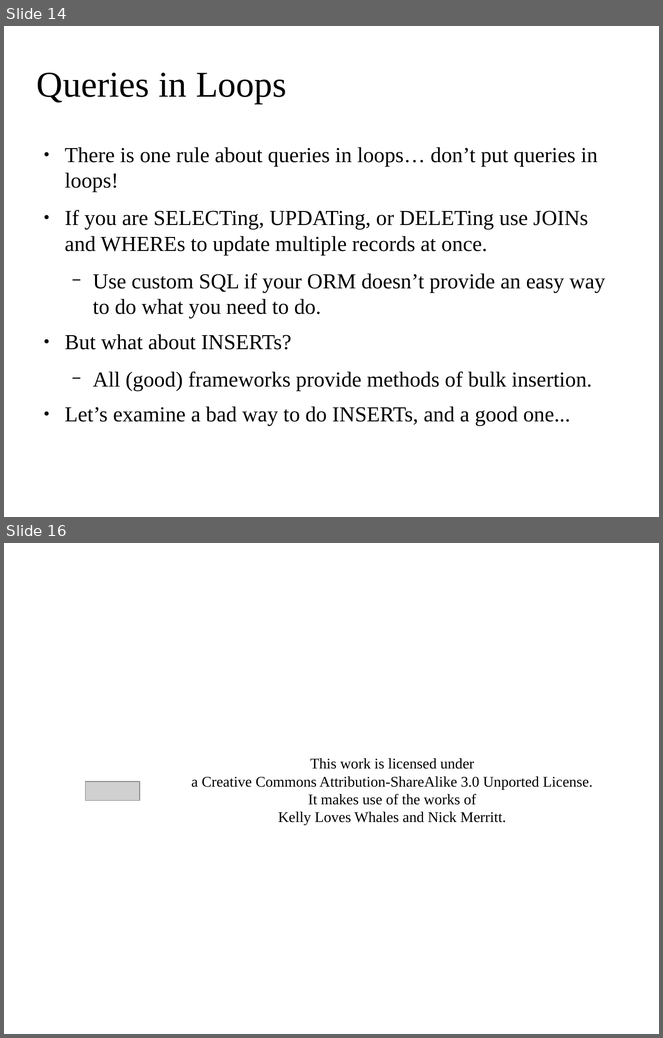
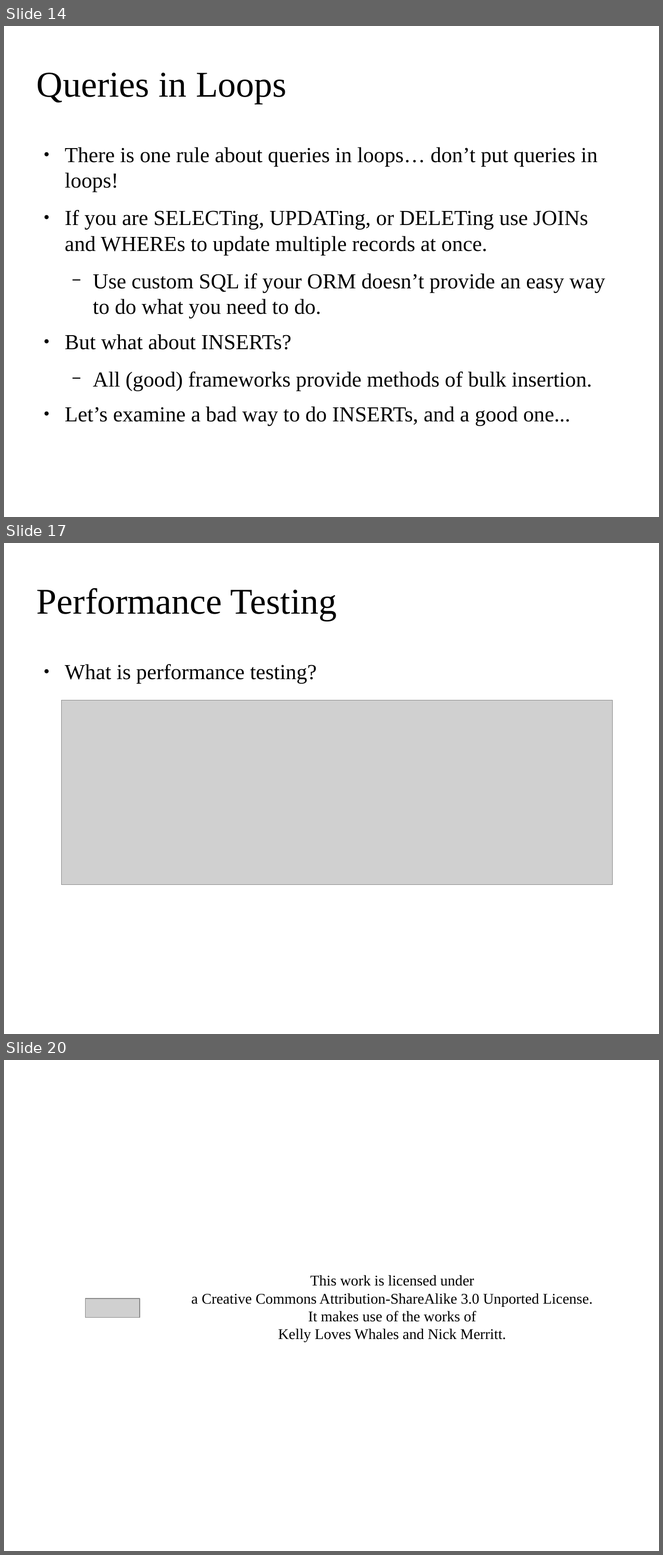
Before and after one commit to aaronFranssell/performance-tuning-and-jmeter, a slide deck: presentation.odp. Shown one above the other, each under a label of ours: slides 14 and 16 before the commit, slides 14, 17 and 20 after it; the slides between them are not shown. The pictures are 663x1038 and 663x1555 pixels, drawn with LibreOffice and Linux fonts; fonts in the diff are those of the drawing; grey boxes stand for pictures; background and template pictures are left out. Boxes give left, top, right and bottom in pixels: in the first picture for what was removed or moved away, otherwise in the second. Text is boxed around its words. In the diff, an @@ line names an element or a change of style, - is before the commit and + after.

```diff
--- a/presentation.odp
+++ b/presentation.odp
@@ slide 17 added at [4,543,659,1034], background picture (left out) @@
@@ title added at [37,588,337,621], 44 pt, text #000000 @@
+Performance Testing
@@ text added at [65,664,317,684], 26 pt, text #000000 @@
+● What is performance testing?
@@ picture added at [62,701,613,885] @@
@@ what was slide 16 is now slide 20 @@
```
Also in this commit, not shown: 1 slide changed, 3 other slides added, 2 other files.
